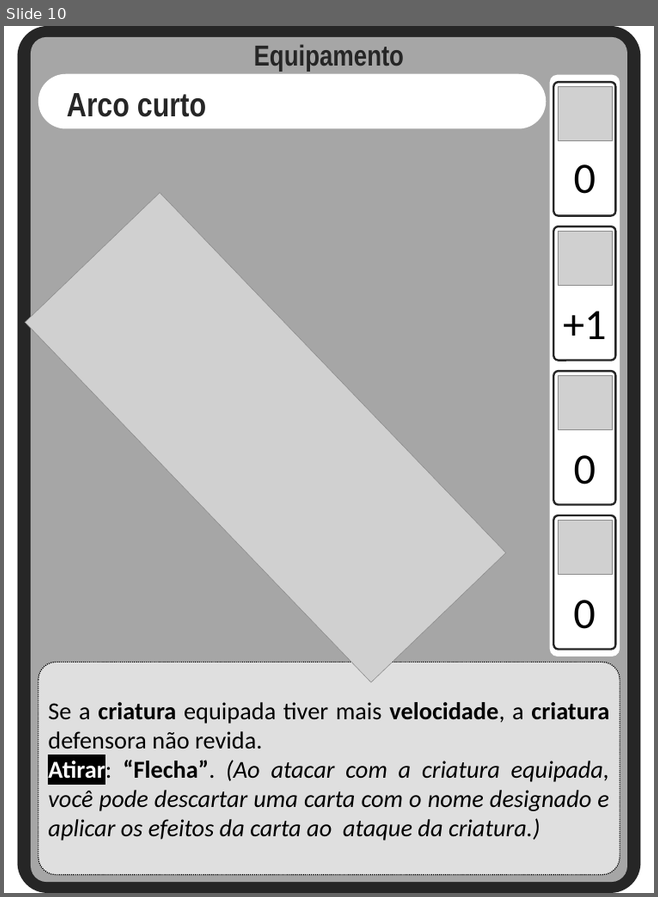
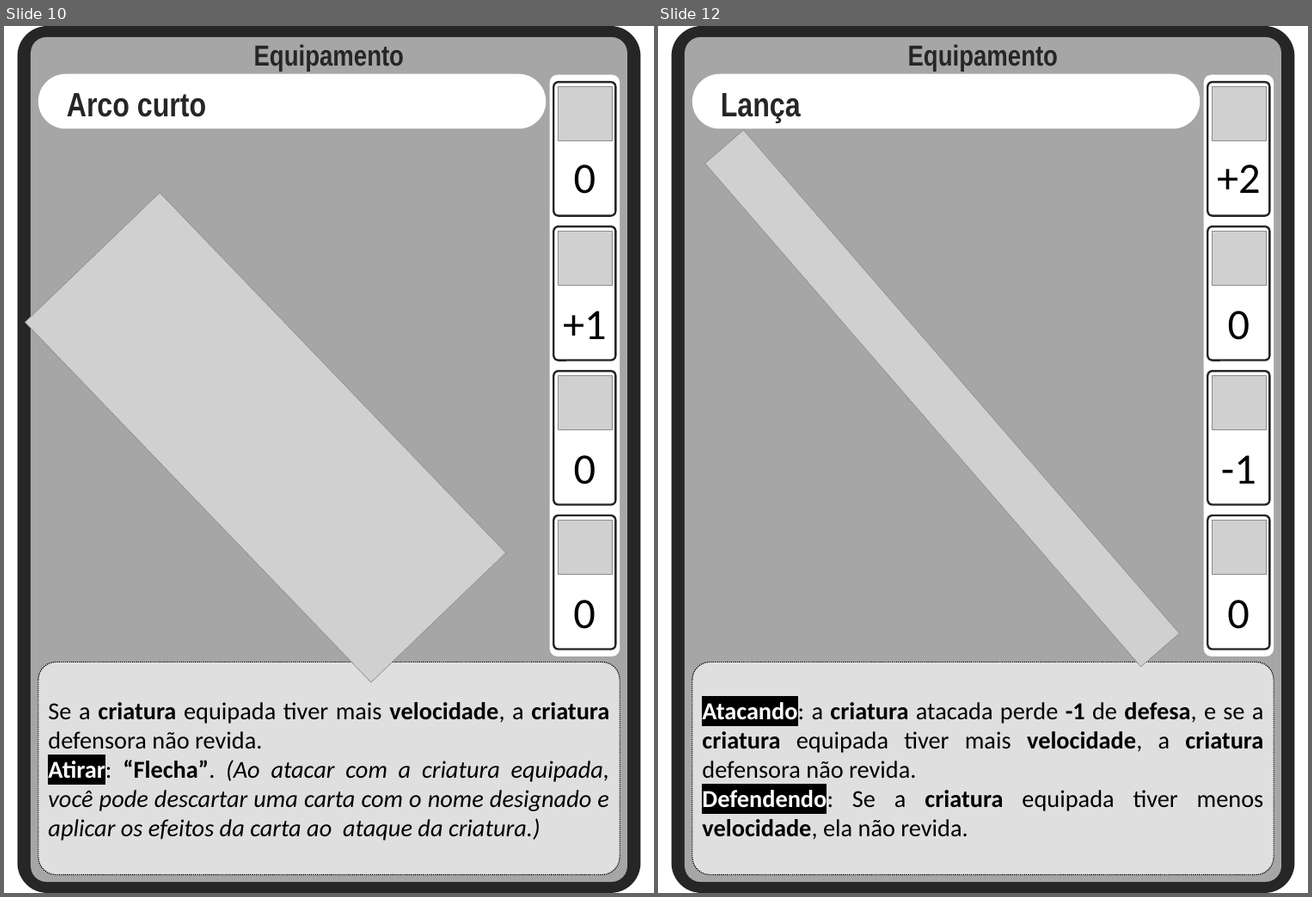
Before and after one commit to Aleyxom/Minimalist-Card-Game, a slide deck: slides tipos cartas/criaturas.pptx. Shown side by side, each under a label of ours: slide 10 before the commit, slides 10 and 12 after it; the slides between them are not shown. The pictures are 658x897 and 1312x897 pixels, drawn with LibreOffice and Linux fonts; fonts in the diff are those of the drawing; grey boxes stand for pictures. Boxes give left, top, right and bottom in pixels: in the first picture for what was removed or moved away, otherwise in the second. Text is boxed around its words. In the diff, an @@ line names an element or a change of style, - is before the commit and + after.

Commit message:
mais alguns equip. criados

```diff
--- a/slides tipos cartas/criaturas.pptx
+++ b/slides tipos cartas/criaturas.pptx
@@ slide 12 added at (658,26,1308,893), background #FFFFFF @@
@@ group added at (671,26,1294,893): 9 rounded rectangles, 6 texts, 5 pictures @@
+Lança
+Equipamento
+Atacando: a criatura atacada perde -1 de defesa, e se a criatura equipada tiver mais velocidade, a criatura defensora não revida.
+Defendendo: Se a criatura equipada tiver menos velocidade, ela não revida.
++2
+0
+-1
+0
```
Also in this commit, not shown: 2 slides changed, 2 other slides added, 8 other files.
